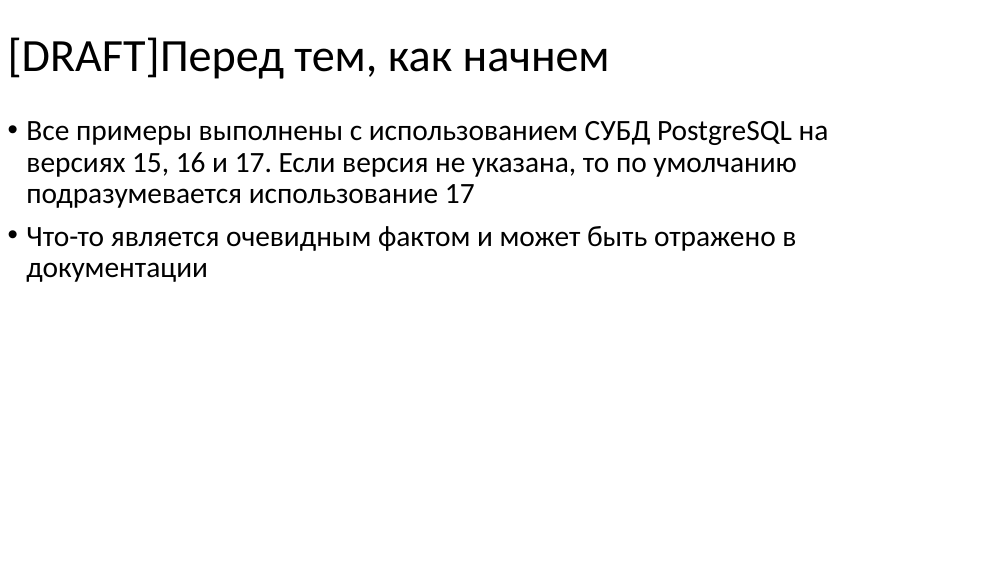
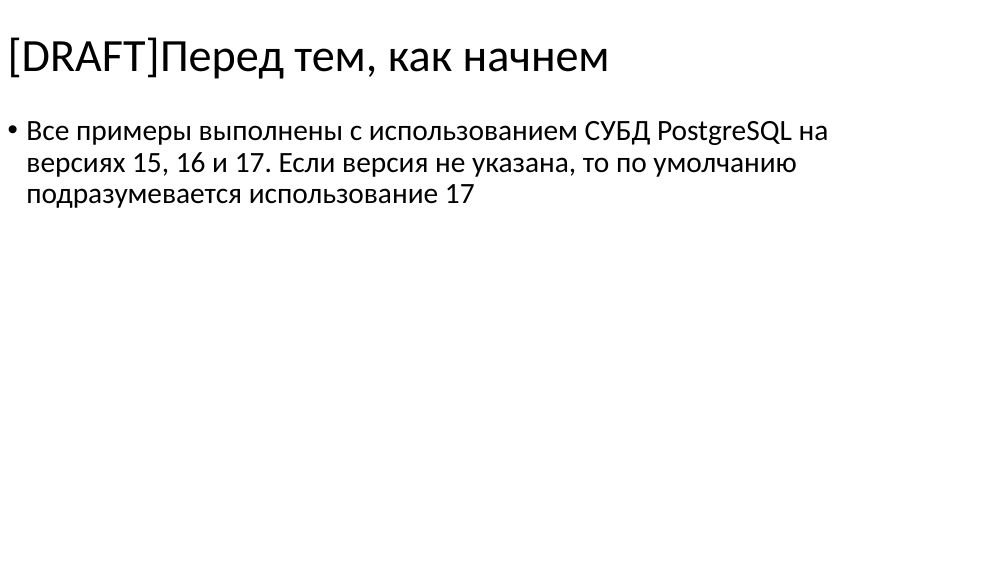
Before and after one commit to nryanov/presentations, a slide deck: slide 3 of smartdata/cdc-via-debezium/debezium-smartdata2025.pptx. Drawn at 1008x567 pixels with LibreOffice and Linux fonts; fonts in the diff are those of the drawing. Boxes give left, top, right and bottom in pixels: in the first picture for what was removed or moved away, otherwise in the second. Text is boxed around its words. In the diff, an @@ line names an element or a change of style, - is before the commit and + after.

```diff
--- a/smartdata/cdc-via-debezium/debezium-smartdata2025.pptx
+++ b/smartdata/cdc-via-debezium/debezium-smartdata2025.pptx
@@ text at (26,226,796,282): paragraph removed @@
-• Что-то является очевидным фактом и может быть отражено в документации
```
Also in this commit, not shown: 3 other slides changed, 1 slide added, 26 slides removed, 1 other file.
